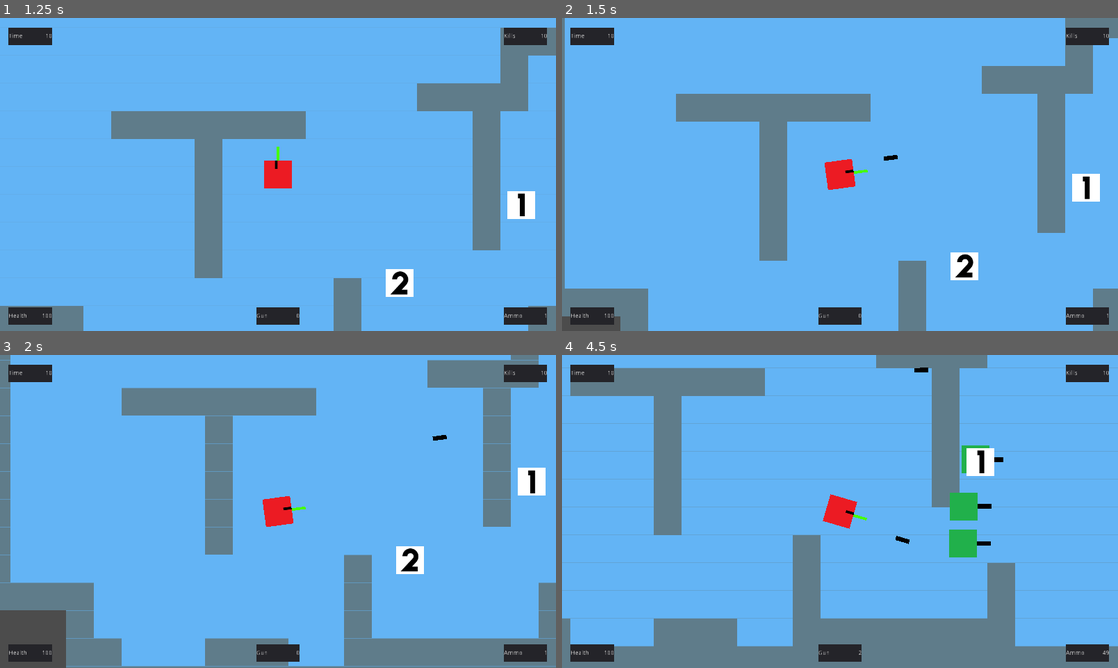
Above: before the commit, frames 1-4 (two rows, left to right).
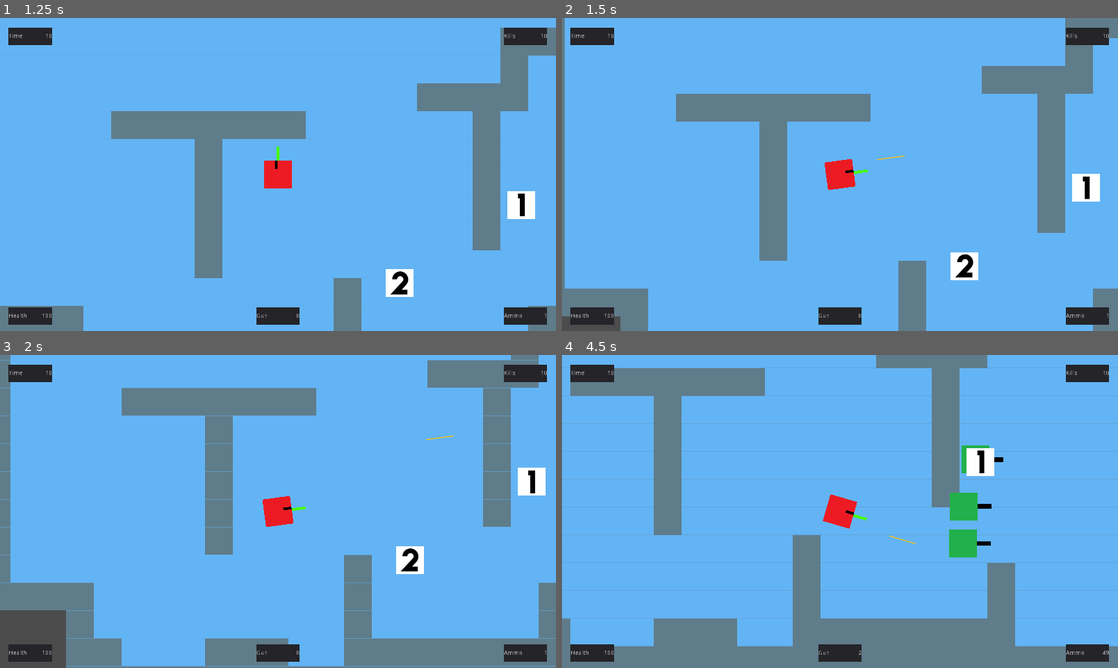
Above: after the commit, the same moments.

Repository: nicoangelico/godotgame
Game: Godot game, scene res://main_menu/mainmenu.tscn
Two runs of this game, one before a commit and one after it. Both use one fixed random seed, a clock stepped at 60 frames per second and the inputs below.
Inputs (mouse positions are in pixels of both pictures, inside the frame that each line leads up to):
- Up to frame 1 (1.25 s): click "Singleplayer" at 0.5 s
- Up to frame 2 (1.5 s): tap Enter at 1.25 s; move the mouse to (962, 158) at 1.27 s; hold D (player_move_right) from 1.28 s (still down); click (962, 158) at 1.35 s
- Up to frame 3 (2 s): keep holding D (player_move_right)
- Up to frame 4 (4.5 s): move the mouse to (728, 527) at 2.02 s; release D (player_move_right) at 2.03 s; hold S (player_move_down) 2.03-2.78 s; tap 1 (switch_weapon_1) at 2.1 s; move the mouse to (895, 442) at 2.77 s; hold D (player_move_right) 2.78-3.53 s; tap 2 (switch_weapon_2) at 2.85 s; move the mouse to (812, 574) at 3.52 s; hold W (player_move_up) 3.53-4.28 s; tap 3 (switch_weapon_3) at 3.6 s; move the mouse to (1006, 558) at 4.27 s; hold A (player_move_left) from 4.28 s (still down); click (1006, 558) at 4.35 s

Frame 1 is identical in both runs. In frame 2, less than 0.1% of the frame differs, in the area x 56-62%, y 43-46%; in frame 3, less than 0.1%; in frame 4, less than 0.1%, in the area x 58-66%, y 4-61%.

Commit message:
fix bullet to impact

Diff:
--- a/characters/enemy/enemy.tscn
+++ b/characters/enemy/enemy.tscn
@@ -8,7 +8,9 @@
 [sub_resource type="RectangleShape2D" id=1]
 extents = Vector2( 32.152, 31.9393 )
 
-[node name="Enemy" type="KinematicBody2D"]
+[node name="Enemy" type="KinematicBody2D" groups=[
+"enemy",
+]]
 collision_mask = 7
 script = ExtResource( 1 )
 
--- a/levels/Main.tscn
+++ b/levels/Main.tscn
@@ -56,7 +56,9 @@
 
 [node name="Navigation2D" type="Navigation2D" parent="."]
 
-[node name="TileMap" type="TileMap" parent="Navigation2D"]
+[node name="TileMap" type="TileMap" parent="Navigation2D" groups=[
+"object",
+]]
 tile_set = SubResource( 3 )
 format = 1
 tile_data = PoolIntArray( -393213, 1, 0, -393212, 1, 0, -393211, 1, 0, -393210, 1, 0, -393209, 1, 0, -393208, 1, 0, -39 …(7424 unchanged characters)…
--- a/weapons/bullet/bullet.gd
+++ b/weapons/bullet/bullet.gd
@@ -5,40 +5,20 @@
 func _ready() -> void:
 	set_as_toplevel(true)
 
-
-#Check the collision of the bullet with objects
-#func _on_bullet_body_entered(body: PhysicsBody2D) -> void:
-	#Find the collision layer on contact
-#	match body.collision_layer:
-		#Player/enemy collision layer
-#		1:
-#			if self.parent != body:
-#				body.health -= parent.gun_stats[2]
-#				body.health_check()
-#				body.get_node("Health").health_check(parent.damage)
-#				print(body.get_node("Health").health)
-#				self.queue_free()
-		#Wall collision layer
-#		2:
-#			self.queue_free()
-#			print("nice wall")
-
 func _on_Bullet_body_entered(body):
-	print("Colision")
-	if body is TileMap:
-		self.queue_free()
-		print("nice wall")
-		return
-
-	match body.collision_layer:
-		#Player/enemy collision layer
-		1:
-			if self.parent != body:
-#				body.health -= parent.gun_stats[2]
-#				body.health_check()
-				body.get_node("Health").health_check(parent.damage)
-				print(body.get_node("Health").health)
-				self.queue_free()
+	if body.is_in_group("player"):
+		queue_free()
+	if body.is_in_group("enemy"):
+		#body.health -= parent.gun_stats[2]
+		#body.health_check()
+		body.get_node("Health").health_check(parent.damage)
+		print(body.get_node("Health").health)
+		queue_free()
+	if body.is_in_group("object"):
+		#var explosion_instance = explosion.instance()
+		#explosion_instance.position = get_global_position()
+		#get_tree().get_root().add_child(explosion_instance)
+		queue_free()
 
 #Delete bullet after timer runs out
 func _on_Timer_timeout() -> void:
--- a/weapons/bullet/bullet.tscn
+++ b/weapons/bullet/bullet.tscn
@@ -1,27 +1,29 @@
 [gd_scene load_steps=4 format=2]
 
 [ext_resource path="res://weapons/bullet/bullet.gd" type="Script" id=1]
-[ext_resource path="res://graphics/bullet.png" type="Texture" id=2]
+[ext_resource path="res://weapons/bullet/bullet1.png" type="Texture" id=2]
 
 [sub_resource type="RectangleShape2D" id=1]
-extents = Vector2( 16.0186, 4.96663 )
+extents = Vector2( 32.2371, 3.14268 )
 
 [node name="Bullet" type="RigidBody2D"]
 position = Vector2( 521.097, 238.836 )
 collision_layer = 4
 collision_mask = 3
 gravity_scale = 0.0
+contacts_reported = 1
+contact_monitor = true
 script = ExtResource( 1 )
 
 [node name="BulletSprite" type="Sprite" parent="."]
-rotation = 1.5708
+scale = Vector2( 2, 1 )
 texture = ExtResource( 2 )
 
 [node name="CollisionShape2D" type="CollisionShape2D" parent="."]
 shape = SubResource( 1 )
 
 [node name="Timer" type="Timer" parent="."]
-wait_time = 4.0
+wait_time = 2.0
 autostart = true
 [connection signal="body_entered" from="." to="." method="_on_Bullet_body_entered"]
 [connection signal="timeout" from="Timer" to="." method="_on_Timer_timeout"]
Binary file added: weapons/bullet/bullet1.png
Not shown, added: weapons/bullet/bullet1.png.import
